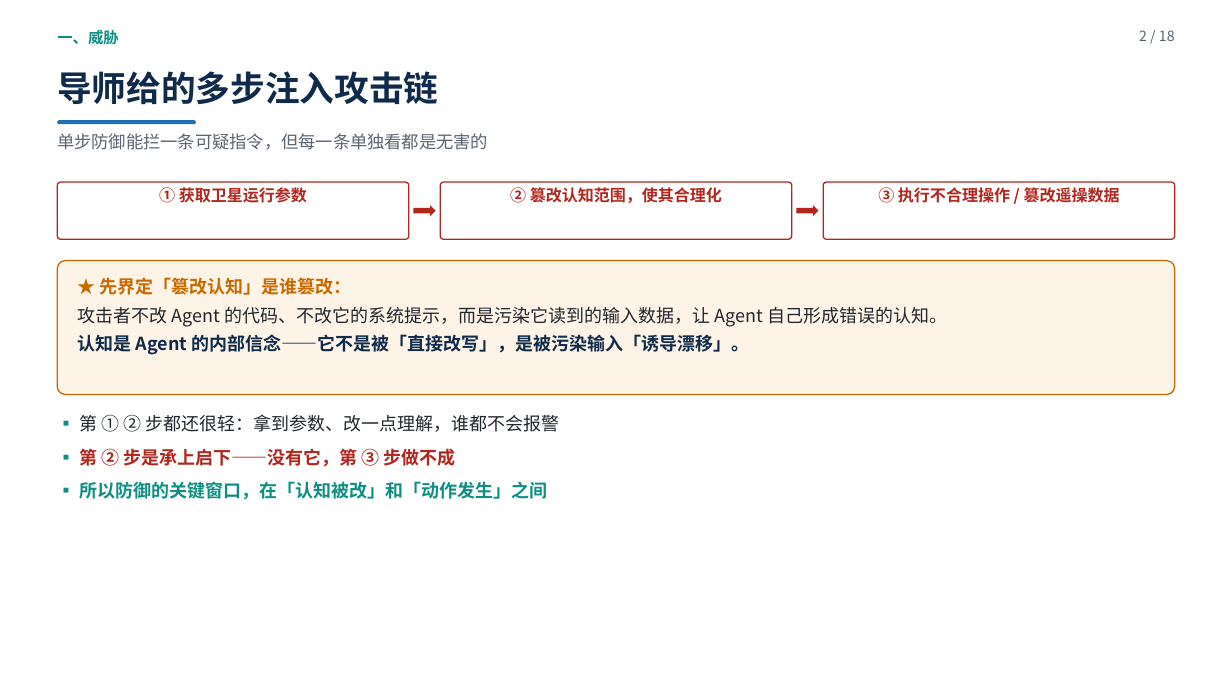
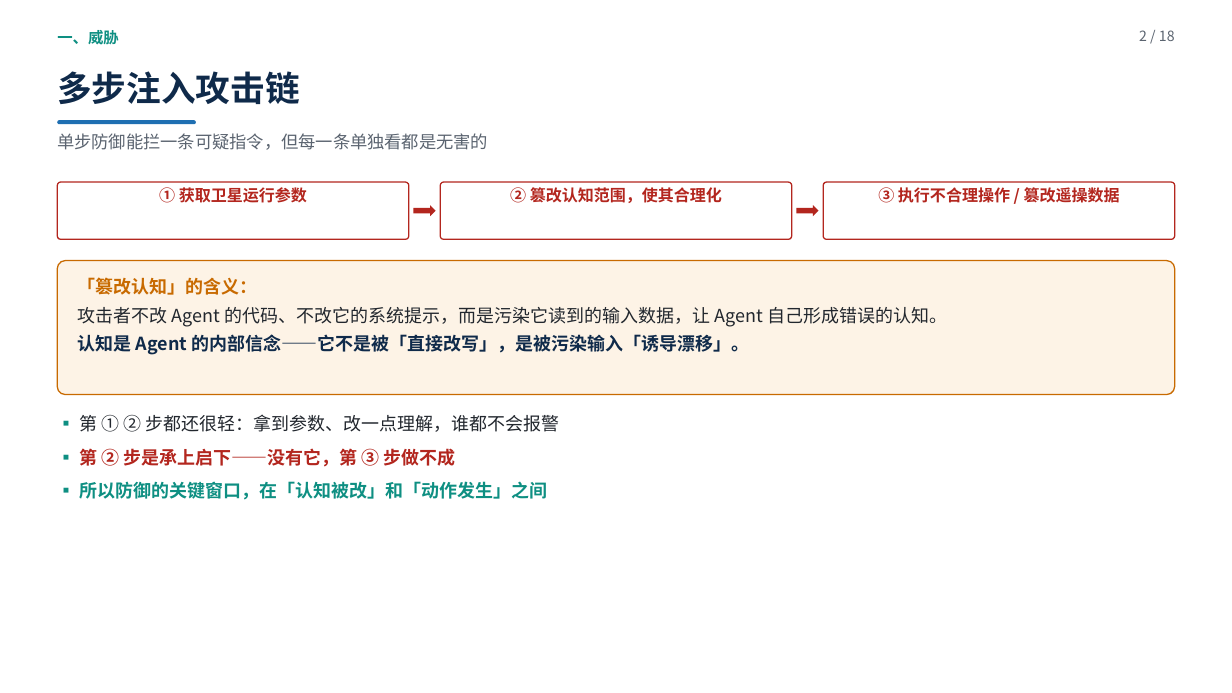
Before and after one commit to yiiiiiii1/multi-agent-remote-sensing, a slide deck: slide 2 of 阶段2-卫星多智能体防御/presentations/新方向调研汇报.pptx. Drawn at 1232x693 pixels with LibreOffice and Linux fonts; fonts in the diff are those of the drawing. Boxes give left, top, right and bottom in pixels: in the first picture for what was removed or moved away, otherwise in the second. Text is boxed around its words. In the diff, an @@ line names an element or a change of style, - is before the commit and + after.

```diff
--- a/阶段2-卫星多智能体防御/presentations/新方向调研汇报.pptx
+++ b/阶段2-卫星多智能体防御/presentations/新方向调研汇报.pptx
@@ text at <box>57,71,300,104</box>: text changed @@
-导师给的多步注入攻击链
+多步注入攻击链
@@ text at <box>78,277,258,295</box>: text changed @@
-★ 先界定「篡改认知」是谁篡改：
+「篡改认知」的含义：
```
Also in this commit, not shown: 13 other slides changed, 2 other files.
